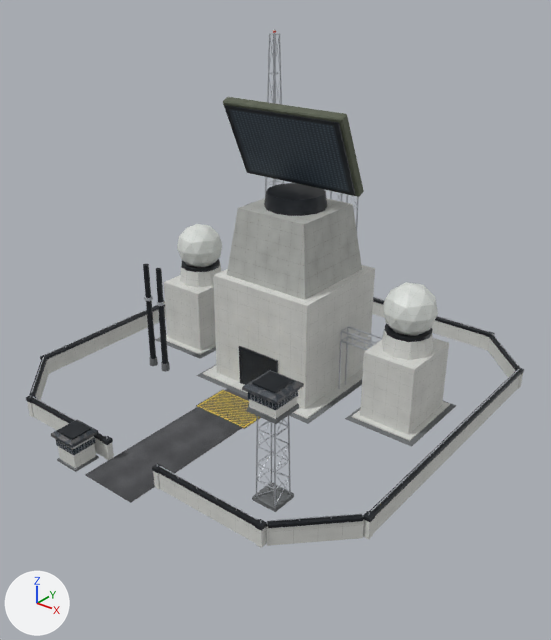
Two versions of the glTF model Models/abm_radar_lvl3.glb, one commit apart.
The view is the same before and after, from a camera (50 mm lens) standing at (81.6, -102.9, 76.8) and looking at (3.6, -5.5, 16.4). The lights are fixed; the arrows at lower left show +X, +Y and +Z. The first picture is the older version. Vertices at exactly the same position are counted once.

The first picture shows 'RAD_L3_Asphalt', 'RAD_L3_ConcDark', 'RAD_L3_ConcLight', 'RAD_L3_ConcMid', 'RAD_L3_DoorCorr', 'RAD_L3_HatchZone', 'RAD_L3_MilOlive', 'RAD_L3_PhasedArray', 'RAD_L3_Radome', 'RAD_L3_RoofCorr', 'RAD_L3_SteelDark', 'RAD_L3_SteelTruss' and 1 more.
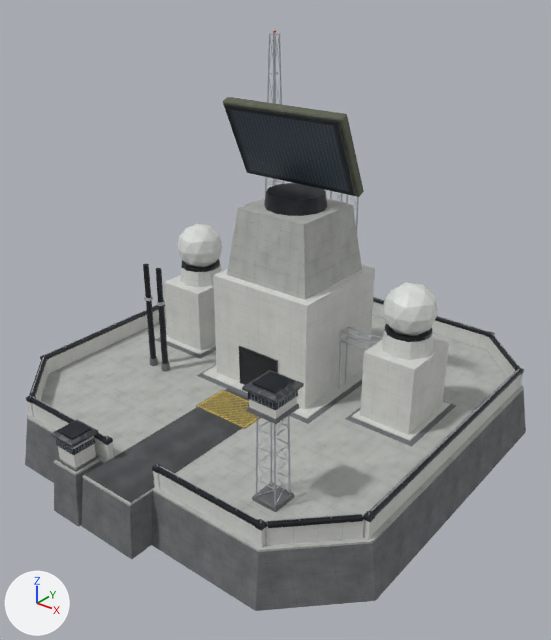
The edits, one by one:
me_rad_l3_concdark_007 is used by ob_rad_l3_concdark; location (0.0, 0.0, 0.0).
me_rad_l3_concdark_007 had 96 vertices, 160 faces and spanned x -31.9..31.9, y -43.9..18.9, z 0.0..17.0.
me_rad_l3_concdark_007 now has 128 vertices, 212 faces and spans x -40.8..40.8, y -45.4..40.8, z -10.0..17.0.
me_rad_l3_concdark_007 part 1: a new loose piece of 16 vertices spanning x -40.8..40.8, y -40.8..40.8, z -10.0..-0.3, in mat_mat_no_concrete_dark (picture img_tex_no_concrete_dark).
Part 2, on me_rad_l3_concdark_007:
16 vertices are added at x -13.1..6.2, y -45.4..-39.2, z -9.9..-0.3.
24 new faces join them.
me_rad_l3_concmid_007 is used by ob_rad_l3_concmid; location (0.0, 0.0, 0.0).
me_rad_l3_concmid_007 had 8 vertices, 12 faces and spanned x -9.2..9.2, y -4.2..14.2, z 21.5..34.5.
me_rad_l3_concmid_007 now has 40 vertices, 64 faces and spans x -39.2..39.2, y -44.3..39.2, z -0.3..34.5.
me_rad_l3_concmid_007 part 3: a new loose piece, a box spanning x -12.6..-7.0, y -44.3..-39.18, z -0.35..0.0, in mat_mat_no_concrete_mid (picture img_tex_no_concrete_mid).
me_rad_l3_concmid_007 part 4: a new loose piece, a box spanning x -5.65..5.65, y -43.9..-39.18, z -0.35..0.0, in mat_mat_no_concrete_mid (picture img_tex_no_concrete_mid).
me_rad_l3_concmid_007 part 5: a new loose piece of 16 vertices spanning x -39.2..39.2, y -39.2..39.2, z -0.3..0.0, in mat_mat_no_concrete_mid (picture img_tex_no_concrete_mid).

Pixel boxes [x1, y1, x2, y2] of what changed, in the pictures (551 x 640 px):
'RAD_L3_ConcMid', reshaped (266% wider, 245% taller)
    before: [227, 198, 362, 300]
    after: [27, 198, 524, 552]
'RAD_L3_ConcDark', reshaped (25% wider, 55% taller)
    before: [57, 334, 456, 512]
    after: [25, 334, 526, 611]
part 1 of me_rad_l3_concdark_007, added
    after: [25, 389, 526, 611]
part 2 of me_rad_l3_concdark_007, added
    after: [54, 462, 152, 559]
part 3 of me_rad_l3_concmid_007, added
    after: [54, 459, 100, 476]
part 4 of me_rad_l3_concmid_007, added
    after: [83, 475, 152, 506]
part 5 of me_rad_l3_concmid_007, added
    after: [27, 314, 524, 552]
